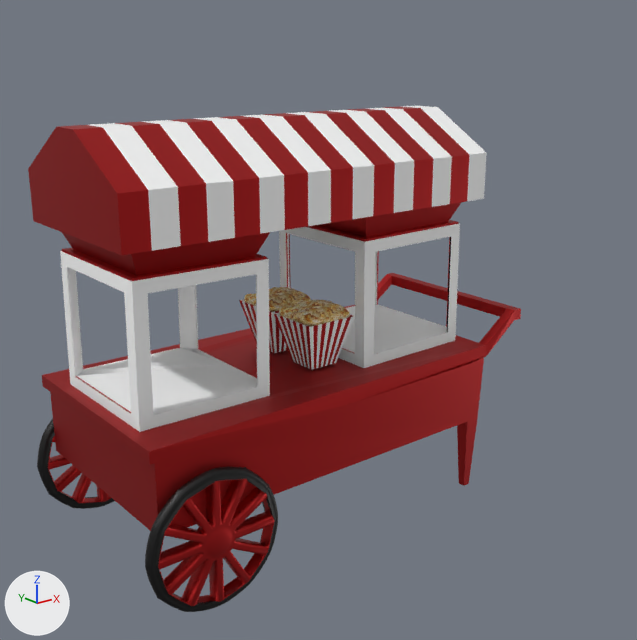
Renders of the Blender file Carrito.blend from each side of a commit.
Before and after are seen from a camera (50 mm lens) standing at (-4.97, -6.55, 2.71) and looking at (0.47, 0.25, -0.01). The lights are fixed; the arrows at lower left show +X, +Y and +Z. The same objects are shown in both versions, whatever each file hides.

In view in the first picture: 'Cono', 'Cono 2', 'Estructura'.
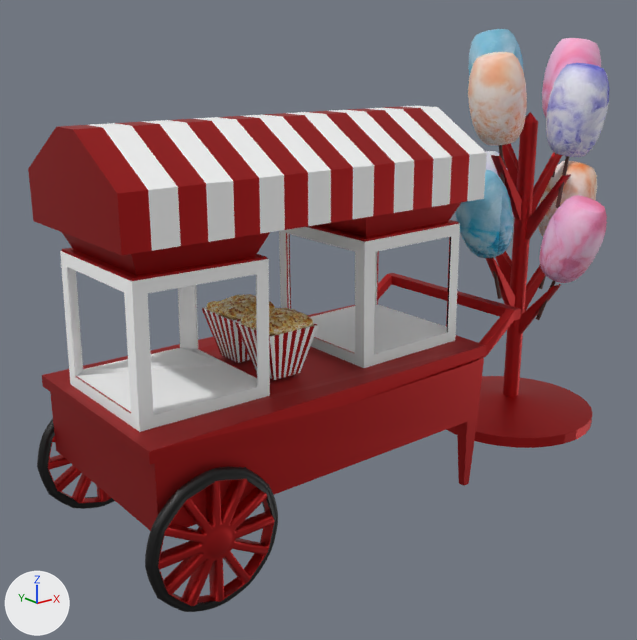
Edits to the bpy script that builds the scene:
```text
Add me_sphere_006:
    me_sphere_006.from_pydata(...)  # 3840 vertices, 3600 faces; spans x -2.43..2.49, y -4.25..0.73, z -3.55..4.49
    me_sphere_006.polygons.foreach_set('use_smooth', [True] * 3600)
    # faces by material slot: [66, 834, 834, 66, 66, 834, 66, 834]
    me_sphere_006.materials.append(mat_marron_002)  # brown #5e3830
    me_sphere_006.materials.append(mat_violeta)  # picture img_algodon_violeta_jpg
    me_sphere_006.materials.append(mat_rosa)  # picture img_algodon_de_azucar_rosa_jpg
    me_sphere_006.materials.append(mat_marron)  # brown #5e3830
    me_sphere_006.materials.append(mat_marron_001)  # brown #5e3830
    me_sphere_006.materials.append(mat_azul)  # picture img_algodon_de_azucar_azul_jpg
    me_sphere_006.materials.append(mat_marron_003)  # brown #5e3830
    me_sphere_006.materials.append(mat_naranja)  # picture img_algodon_naranja_jpg
Add me_cylinder_1:
    me_cylinder_1.from_pydata(...)  # 497 vertices, 459 faces; spans x -1.0..1.0, y -1.0..1.0, z -1.0..26.8
    me_cylinder_1.materials.append(mat_rojo)  # red #c42b2c
Change ob_cono:
    ob_cono.location: (-0.01, -0.27, 0.03) -> (-0.44, -0.27, 0.03)
Change ob_cono_2:
    ob_cono_2.location: (-0.01, 0.32, 0.03) -> (-0.44, 0.32, 0.03)
Add ob_algodon_de_azucar:
    ob_algodon_de_azucar = bpy.data.objects.new('Algodon de azucar', me_sphere_006)
    ob_algodon_de_azucar.location = (3.36, 0.54, 0.89)
    ob_algodon_de_azucar.rotation_euler = (-0.284, -0.00809, 0.0102)  # degrees (-16, -0.5, 0.6)
    ob_algodon_de_azucar.scale = (0.426, 0.426, 0.426)
Add ob_estructura_algodon:
    ob_estructura_algodon = bpy.data.objects.new('Estructura Algodon', me_cylinder_1)
    ob_estructura_algodon.location = (3.37, 0.02, -1.62)
    ob_estructura_algodon.scale = (1.0, 1.0, 0.134)
```

Where the change shows, as pixel boxes [x1, y1, x2, y2] in the pictures (637 x 640 px):
'Algodon de azucar', added
    after: [455, 29, 609, 320]
    faces in mat_naranja (picture img_algodon_naranja_jpg): [468, 52, 597, 236]
    faces in mat_rosa (picture img_algodon_de_azucar_rosa_jpg): [539, 38, 607, 283]
    faces in mat_violeta (picture img_algodon_violeta_jpg): [486, 63, 609, 216]
    faces in mat_azul (picture img_algodon_de_azucar_azul_jpg): [455, 29, 524, 258]
    faces in mat_marron_002 (brown #5e3830): [498, 156, 569, 266]
'Estructura Algodon', added (red)
    after: [446, 112, 592, 448]
'Cono', moved
    before: [274, 300, 355, 370]
    after: [235, 308, 319, 380]
'Cono 2', moved
    before: [239, 287, 311, 353]
    after: [202, 294, 275, 363]
